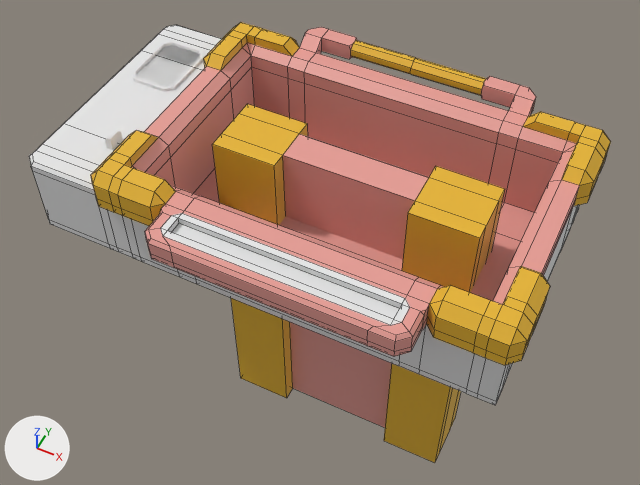
Before and after pictures for a commit that changed the Blender file Assets/Models/MiningBorder.blend.
Both versions are drawn from a 50 mm camera at (7.17, -16.53, 17.93) aimed at (-1.51, 0.84, -3.77). Lighting does not change. The marker at lower left points along +X, +Y and +Z. Mesh edges are drawn as thin lines on the coarser meshes.

The first picture shows 'MiningGrid', 'MiningGridStand', 'ResetButtonOutline'.
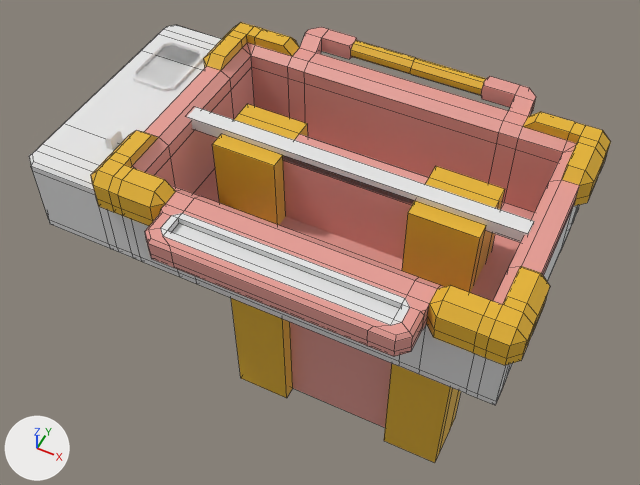
What differs and where, as boxes [x1, y1, x2, y2] in the pictures (640 x 485 px):
'GridWall', added: after [187, 107, 534, 243]

The edits, one by one:
Mesh me_cube_006 is new.
It is a box spanning x -5.2..5.1, y -0.5..0.0, z -0.2..0.2.
Object 'GridWall' (ob_gridwall) is new; it shows me_cube_006.
Its location is (0.0, 0.0, 1.0).
